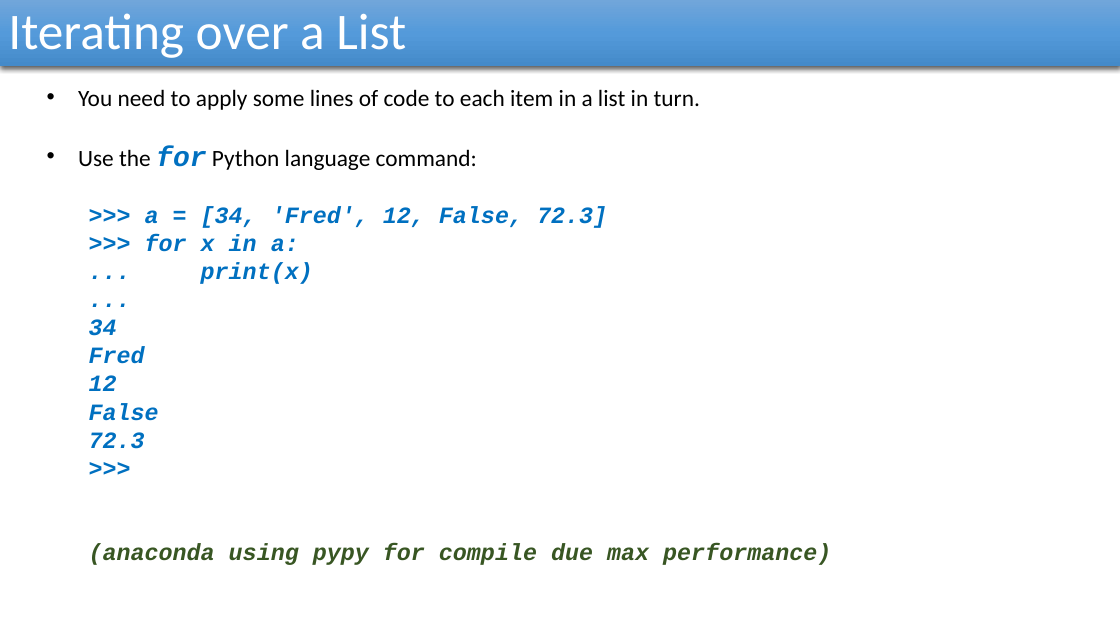
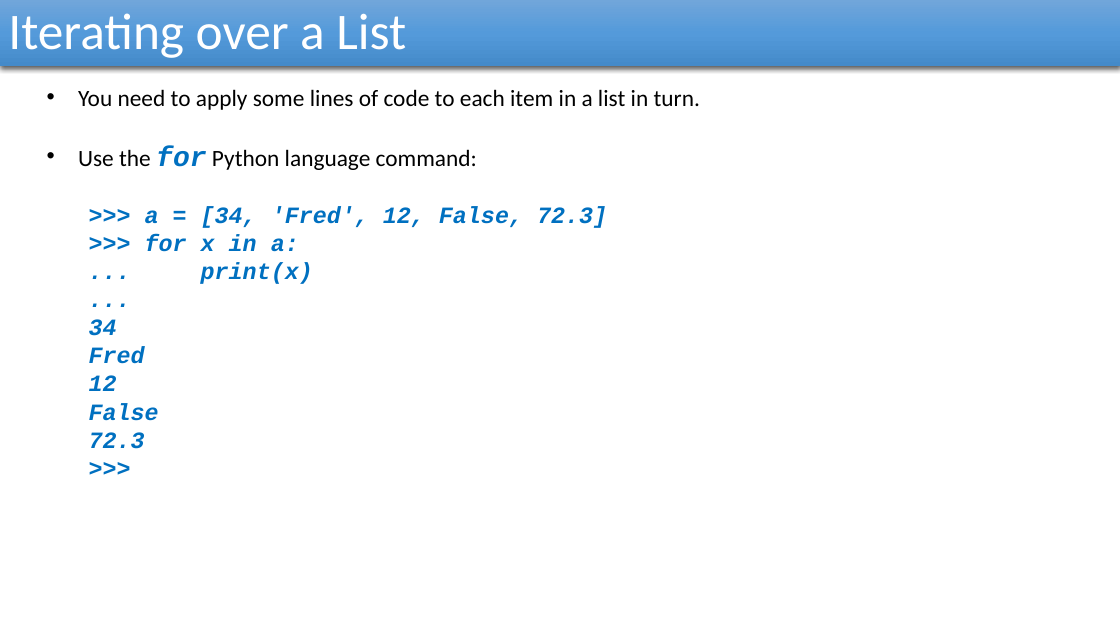
Before and after one commit to reza-arjmandi/rpi-course, a slide deck: slide 10 of session3/presentation/Python_List_And_Dictionaries.pptx. Drawn at 1120x630 pixels with LibreOffice and Linux fonts; fonts in the diff are those of the drawing. Boxes give left, top, right and bottom in pixels: in the first picture for what was removed or moved away, otherwise in the second. Text is boxed around its words. In the diff, an @@ line names an element or a change of style, - is before the commit and + after.

```diff
--- a/session3/presentation/Python_List_And_Dictionaries.pptx
+++ b/session3/presentation/Python_List_And_Dictionaries.pptx
@@ text at [89,543,831,565]: paragraph removed @@
-  (anaconda using pypy for compile due max performance)
```
Also in this commit, not shown: 3 other slides changed, 1 slide removed, 2 other files.
